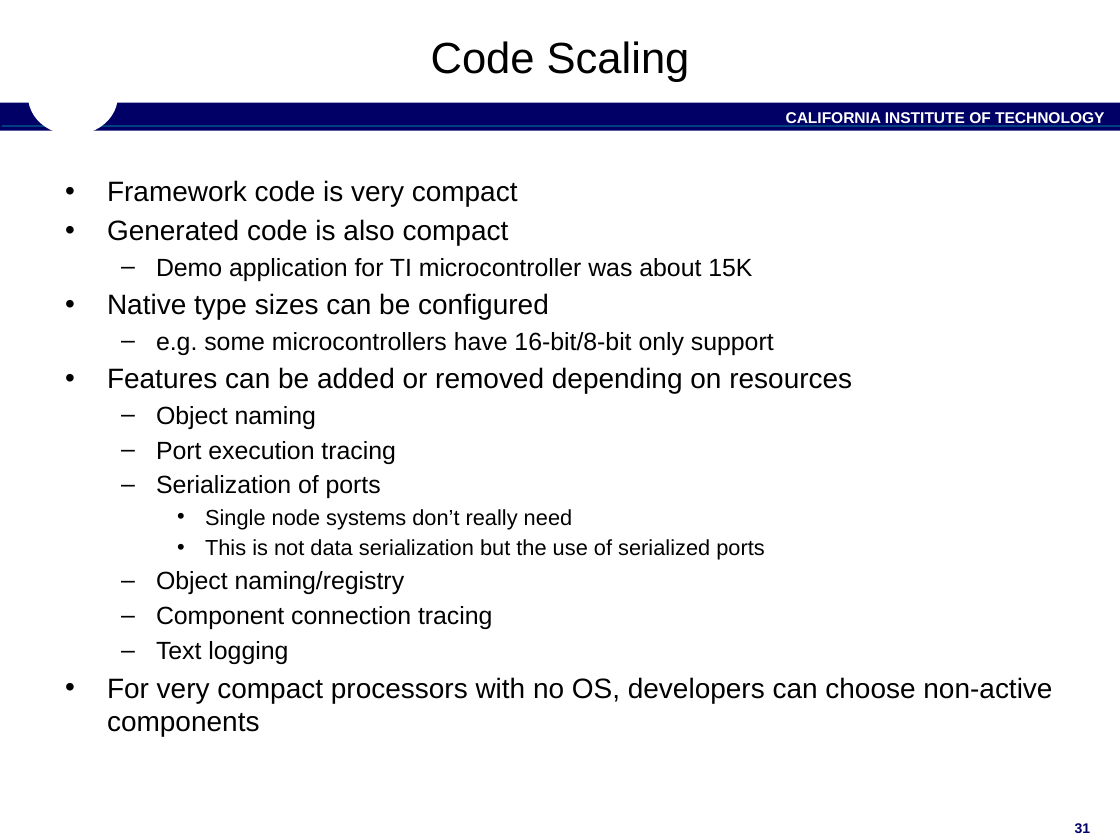
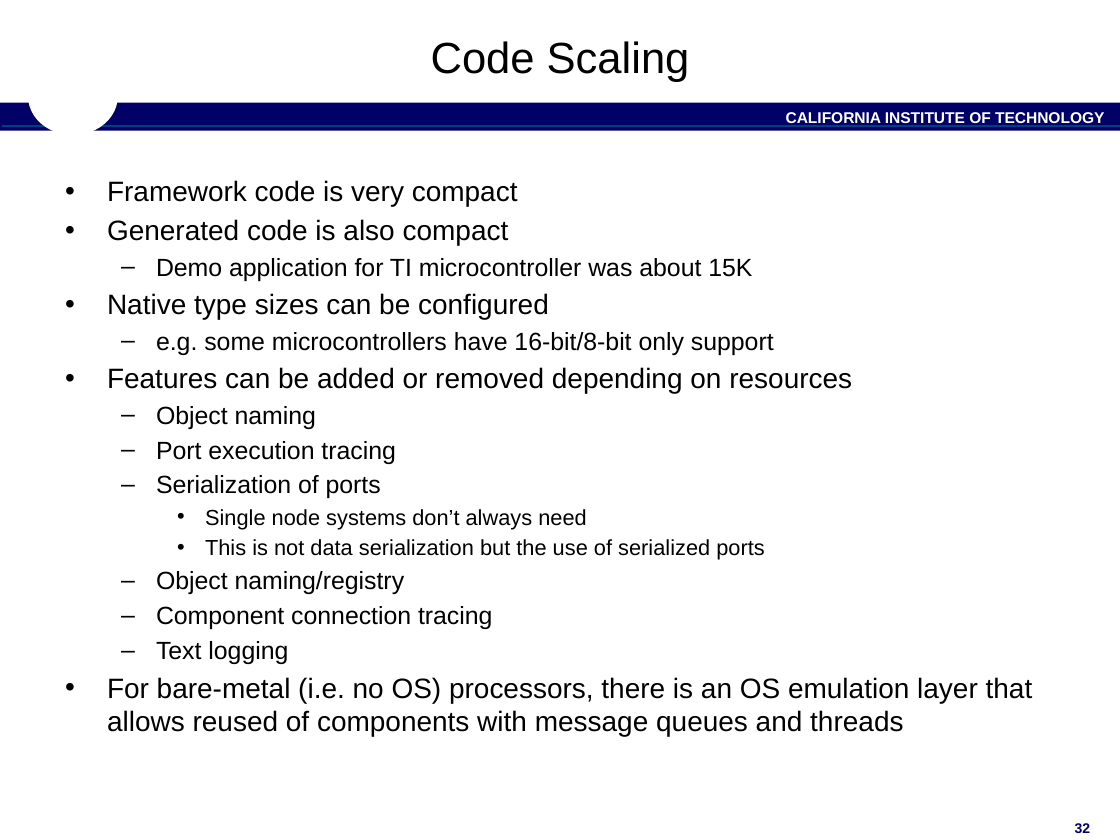
Before and after one commit to nasa/fprime, a slide deck: slide 32 of docs/Architecture/FPrimeSoftwareArchitecture.pptx (slide 31 before the commit). Drawn at 1120x840 pixels with LibreOffice and Linux fonts; fonts in the diff are those of the drawing; background and template pictures are left out. Boxes give left, top, right and bottom in pixels: in the first picture for what was removed or moved away, otherwise in the second. Text is boxed around its words. In the diff, an @@ line names an element or a change of style, - is before the commit and + after.

```diff
--- a/docs/Architecture/FPrimeSoftwareArchitecture.pptx
+++ b/docs/Architecture/FPrimeSoftwareArchitecture.pptx
@@ text at (x1=205, y1=509, x2=587, y2=529): text changed @@
-    • Single node systems don’t really need
+    • Single node systems don’t always need
@@ text at (x1=107, y1=677, x2=1033, y2=736): text changed @@
-• For very compact processors with no OS, developers can choose non-active components
+• For bare-metal (i.e. no OS) processors, there is an OS emulation layer that allows reused of components with message queues and threads
@@ page number at (x1=1075, y1=823, x2=1091, y2=833): text changed @@
-31
+32
```
Also in this commit, not shown: 4 other slides changed, 1 slide added, 1 other file.
